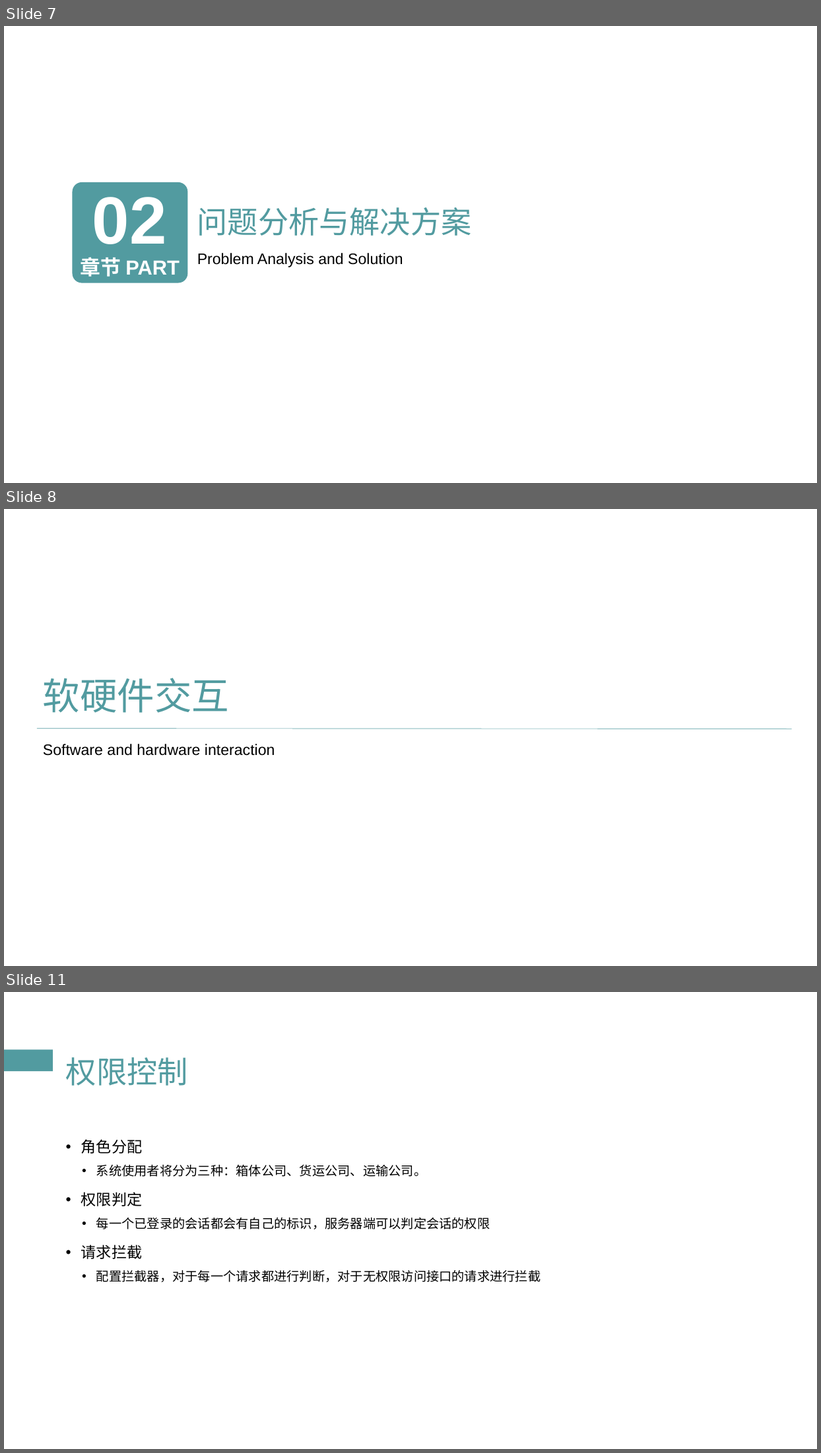
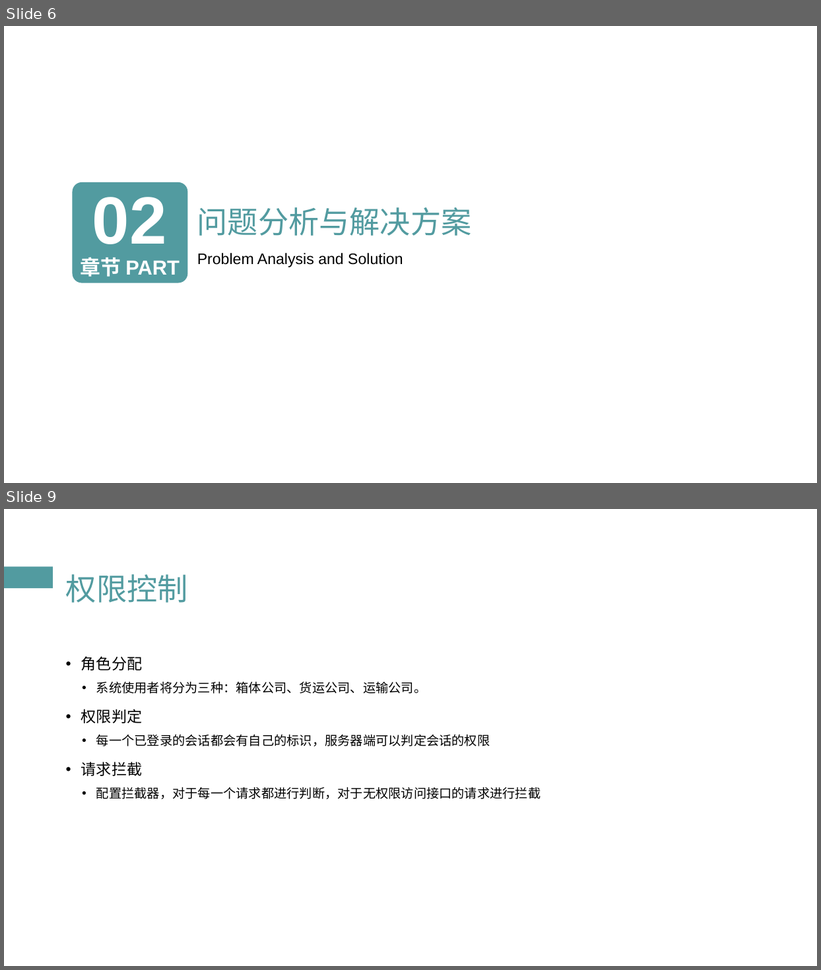
Before and after one commit to zstiu/IoTService, a slide deck: 毕设资料/郑世同IotSevice答辩.ppt. Shown one above the other, each under a label of ours: slides 7, 8 and 11 before the commit, slides 6 and 9 after it; the slides between them are not shown. The pictures are 821x1453 and 821x970 pixels, drawn with LibreOffice and Linux fonts; fonts in the diff are those of the drawing. Boxes give left, top, right and bottom in pixels: in the first picture for what was removed or moved away, otherwise in the second. Text is boxed around its words. In the diff, an @@ line names an element or a change of style, - is before the commit and + after.

```diff
--- a/毕设资料/郑世同IotSevice答辩.ppt
+++ b/毕设资料/郑世同IotSevice答辩.ppt
@@ slide 8 removed at bbox=[4, 509, 817, 966], background #FFFFFF @@
@@ text removed at bbox=[43, 678, 229, 713] @@
-软硬件交互
@@ line removed from (37, 728) to (791, 729) @@
@@ text removed at bbox=[43, 744, 275, 756] @@
-Software and hardware interaction
@@ what was slide 7 is now slide 6 @@
@@ what was slide 11 is now slide 9 @@
```
Also in this commit, not shown: 7 slides changed, 2 other slides removed.
